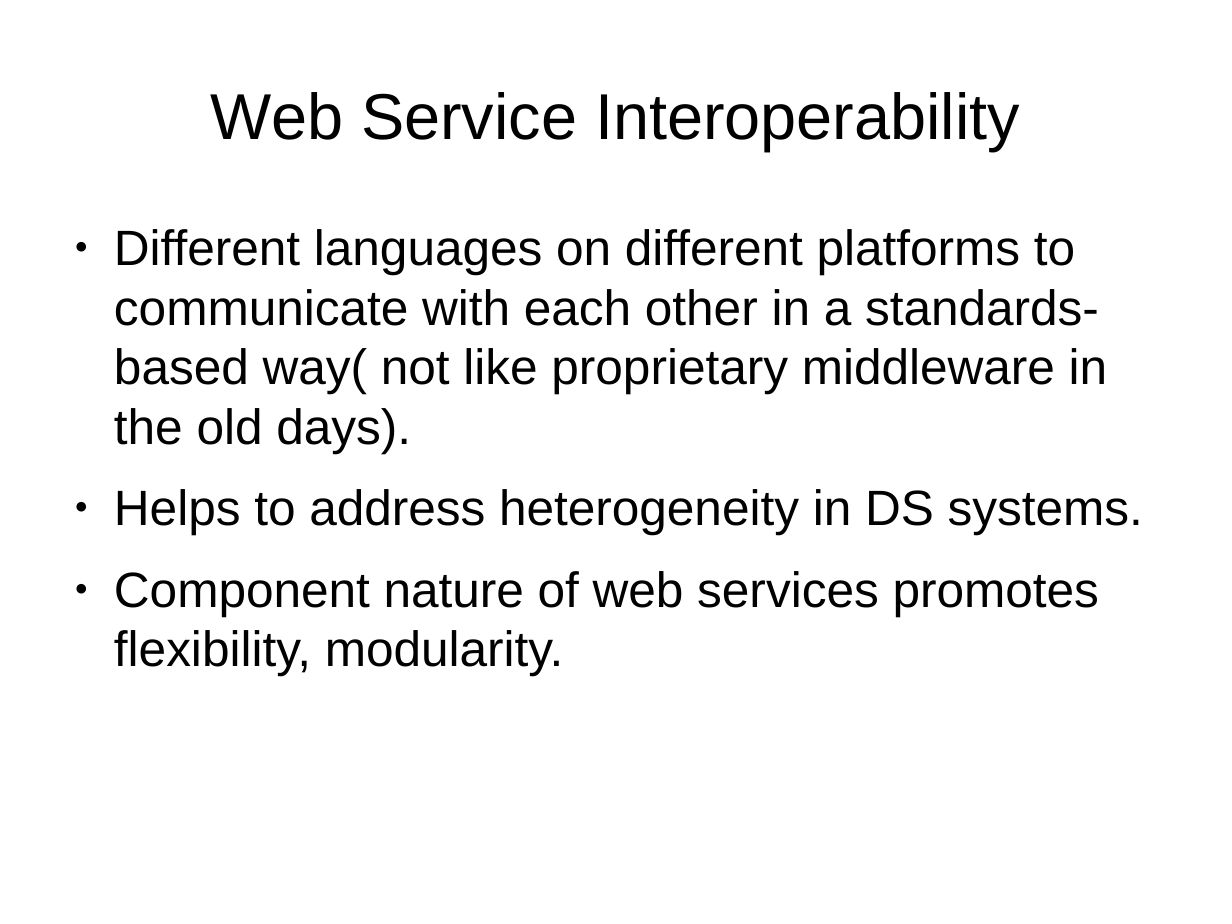
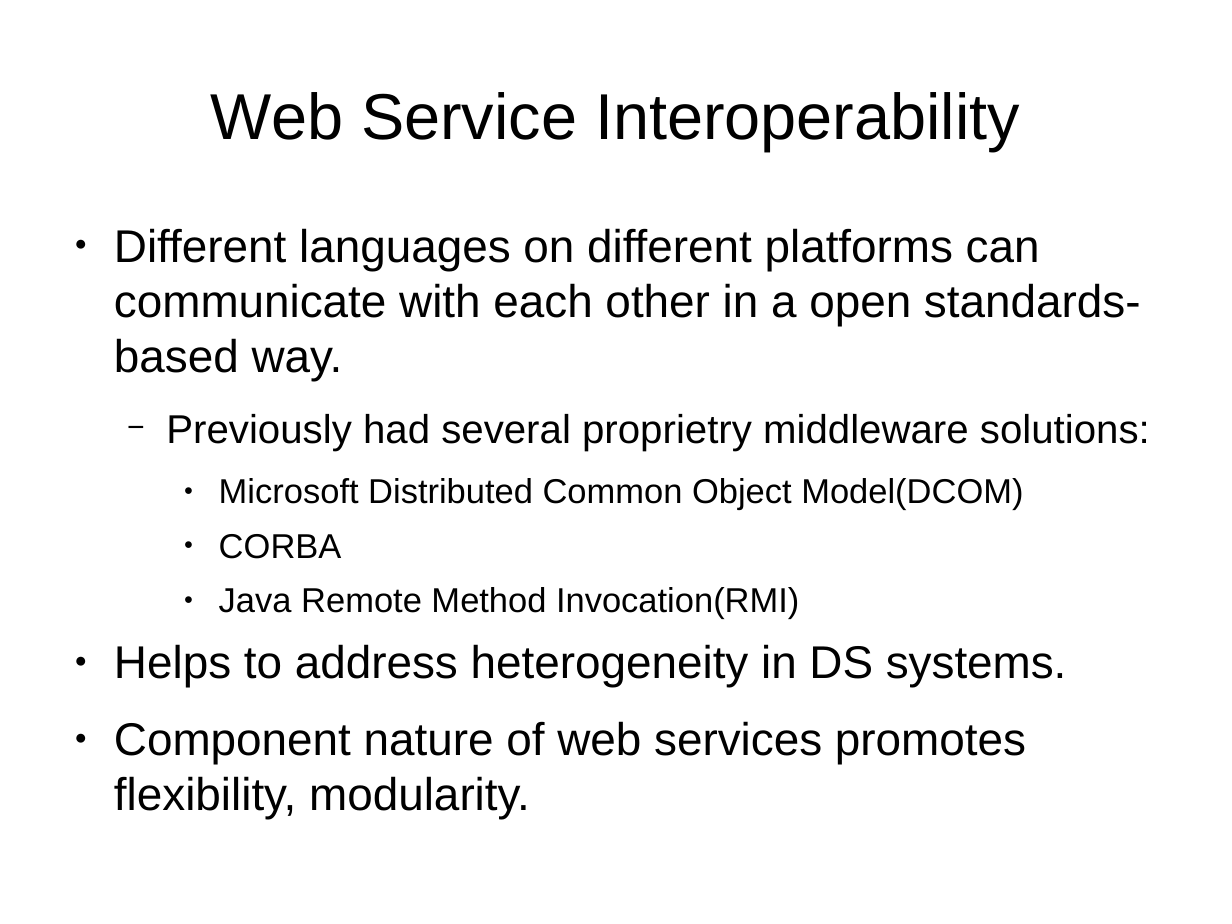
Before and after one commit to fxwalsh/webservicesdev-2016, a slide deck: slide 10 of topic01/talk-1/web-services-intro.odp. Drawn at 1232x924 pixels with LibreOffice and Linux fonts; fonts in the diff are those of the drawing. Boxes give left, top, right and bottom in pixels: in the first picture for what was removed or moved away, otherwise in the second. Text is boxed around its words. In the diff, an @@ line names an element or a change of style, - is before the commit and + after.

Commit message:
updated talk1

```diff
--- a/topic01/talk-1/web-services-intro.odp
+++ b/topic01/talk-1/web-services-intro.odp
@@ text at (114, 228, 1150, 619): text changed; size 32.2 to 29.8 pt @@
-● Different languages on different platforms to communicate with each other in a standards-based way( not like proprietary middleware in the old days).
+● Different languages on different platforms can communicate with each other in a open standards-based way.
+  − Previously had several proprietry middleware solutions:
+    ● Microsoft Distributed Common Object Model(DCOM)
+    ● CORBA
+    ● Java Remote Method Invocation(RMI)
@@ text at (114, 644, 1067, 764): size 32.2 to 29.8 pt in "Helps to address heterogeneity in DS systems.", "Component nature of web services promotes flexibility, ..." @@
```
Also in this commit, not shown: 3 other slides changed, 5 slides added, 5 other files.
